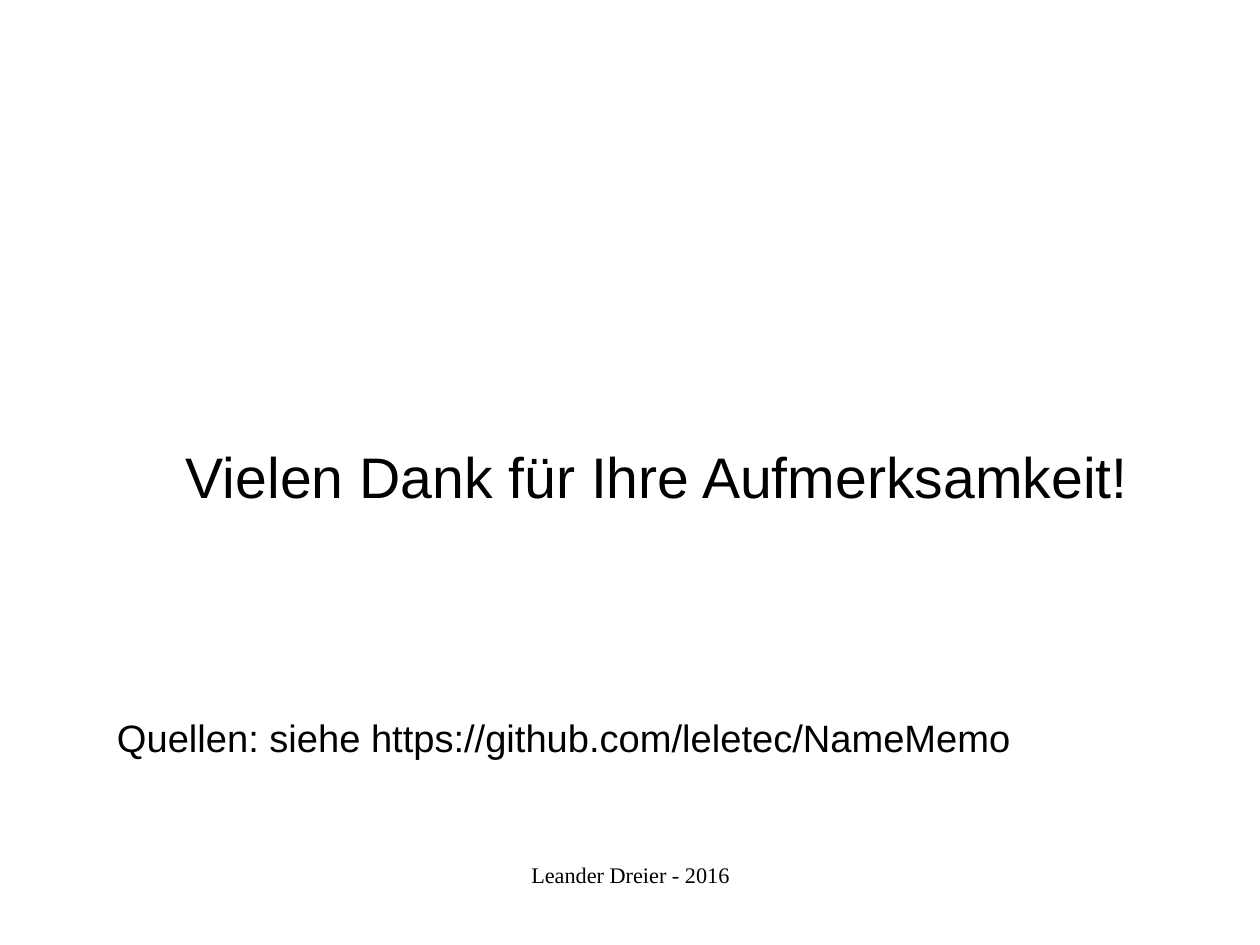
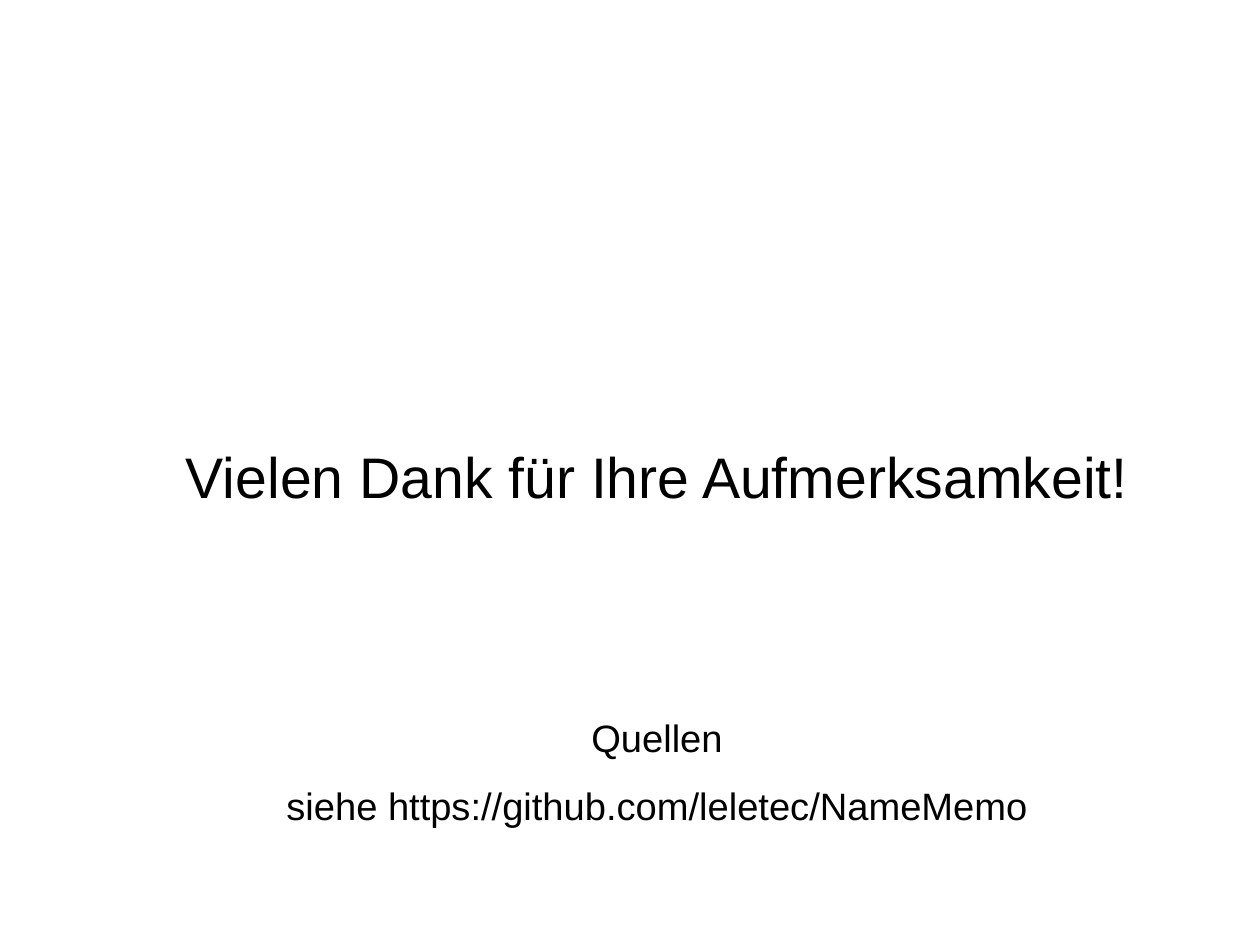
Before and after one commit to leletec/NameMemo, a slide deck: slide 13 of ref.odp. Drawn at 1260x945 pixels with LibreOffice and Linux fonts; fonts in the diff are those of the drawing; background and template pictures are left out. Boxes give left, top, right and bottom in pixels: in the first picture for what was removed or moved away, otherwise in the second. Text is boxed around its words. In the diff, an @@ line names an element or a change of style, - is before the commit and + after.

```diff
--- a/ref.odp
+++ b/ref.odp
@@ text at (286, 724, 1027, 828): text changed @@
-Quellen: siehe https://github.com/leletec/NameMemo
+Quellen
+siehe https://github.com/leletec/NameMemo
@@ text removed at (531, 867, 730, 884) @@
-Leander Dreier - 2016
```
Also in this commit, not shown: 11 other slides changed, 1 slide added, 1 slide removed.
